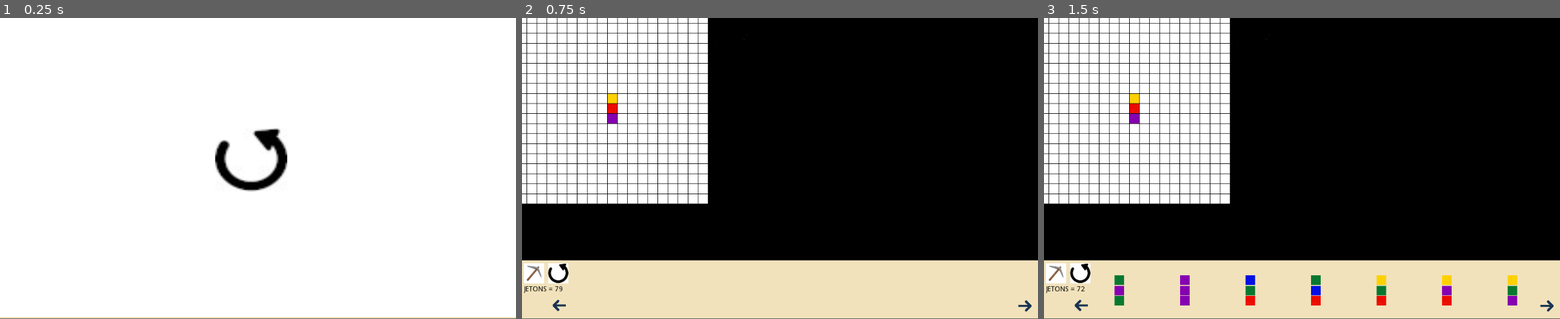
Above: before the commit, frames 1-3 (left to right).
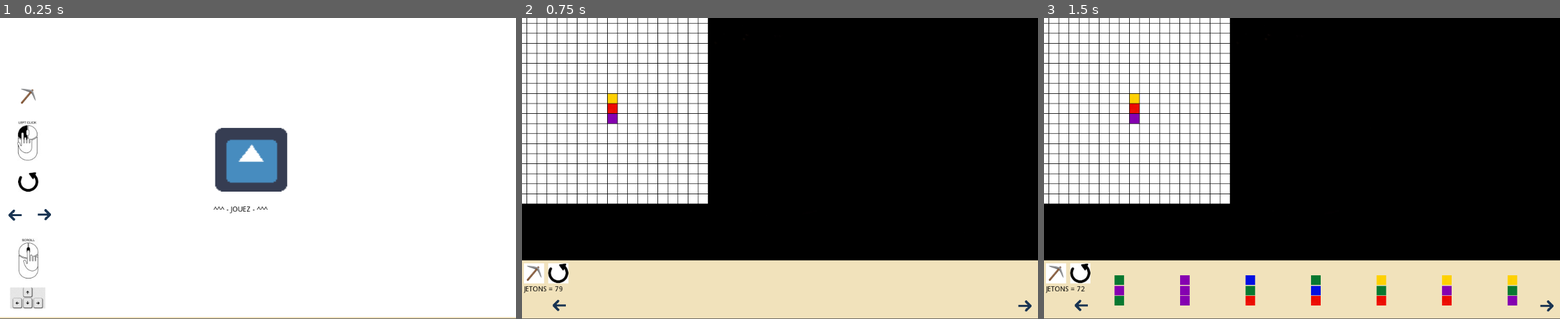
Above: after the commit, the same moments.

Repository: tartempion-sdr/chromino-V2
Game: Godot game, scene res://Node2D.tscn
Same seed, same stepped clock (60 frames per second), same inputs: the game is played once before the commit and once after it. The engine's default icon, where the game draws it, is replaced by a stand-in: a white triangle on a blue panel in a dark square.
Inputs (mouse positions are in pixels of both pictures, inside the frame that each line leads up to):
- Up to frame 1 (0.25 s): no input
- Up to frame 2 (0.75 s): click (774, 159) at 0.5 s
- Up to frame 3 (1.5 s): click "JETONS = 79" at 1.25 s

The runs differ from the first frame. In frame 1, 3.8% of the frame differs, in the area x 1-56%, y 23-97%; in frame 2, nothing differs; in frame 3, nothing differs.

Commit message:
icon acceuil icon  help

Diff:
--- a/acceuil.tscn
+++ b/acceuil.tscn
@@ -1,8 +1,16 @@
-[gd_scene load_steps=4 format=2]
+[gd_scene load_steps=12 format=2]
 
 [ext_resource path="res://acceuil.gd" type="Script" id=1]
 [ext_resource path="res://assets/colors/carre-blanc.png" type="Texture" id=2]
 [ext_resource path="res://assets/fleche_rotation.jpg" type="Texture" id=3]
+[ext_resource path="res://assets/pioche.png" type="Texture" id=4]
+[ext_resource path="res://assets/arrow-2.png" type="Texture" id=5]
+[ext_resource path="res://assets/arrow.png" type="Texture" id=6]
+[ext_resource path="res://assets/souris.jpg" type="Texture" id=7]
+[ext_resource path="res://assets/flecheclavier.jpg" type="Texture" id=8]
+[ext_resource path="res://assets/sourisgauche.jpg" type="Texture" id=9]
+[ext_resource path="res://icon.png" type="Texture" id=10]
+[ext_resource path="res://247071528-44df4f33-883e-4c1d-baac-06f87b0656f4.png" type="Texture" id=12]
 
 [node name="acceuil" type="TextureRect"]
 margin_right = 1026.0
@@ -15,15 +23,81 @@
 "_edit_use_anchors_": false
 }
 
-[node name="TextureButton" type="TextureButton" parent="."]
+[node name="jouez" type="TextureButton" parent="."]
 margin_left = 427.011
 margin_top = 219.061
 margin_right = 570.011
 margin_bottom = 346.061
 mouse_default_cursor_shape = 2
-texture_normal = ExtResource( 3 )
+texture_normal = ExtResource( 10 )
+texture_hover = ExtResource( 12 )
 expand = true
 __meta__ = {
 "_edit_use_anchors_": false
 }
-[connection signal="pressed" from="TextureButton" to="." method="_on_TextureButton_pressed"]
+
+[node name="RichTextLabel" type="RichTextLabel" parent="jouez"]
+margin_left = -3.06299
+margin_top = 155.811
+margin_right = 180.937
+margin_bottom = 195.811
+custom_colors/default_color = Color( 0, 0, 0, 1 )
+tab_size = 8
+text = "^^^ - JOUEZ - ^^^"
+
+[node name="pioche" type="TextureRect" parent="."]
+margin_left = 35.8148
+margin_top = 135.901
+margin_right = 75.8147
+margin_bottom = 175.901
+texture = ExtResource( 4 )
+expand = true
+
+[node name="flechegauche" type="TextureRect" parent="."]
+margin_left = 10.1144
+margin_top = 373.101
+margin_right = 50.1144
+margin_bottom = 413.101
+texture = ExtResource( 5 )
+
+[node name="flechedroite" type="TextureRect" parent="flechegauche"]
+anchor_right = 1.472
+anchor_bottom = 0.5
+margin_left = 57.9301
+margin_top = -0.932636
+margin_right = 39.0501
+margin_bottom = 19.0674
+texture = ExtResource( 6 )
+
+[node name="tournejeton" type="TextureRect" parent="."]
+margin_left = 35.5907
+margin_top = 307.403
+margin_right = 75.5907
+margin_bottom = 347.403
+texture = ExtResource( 3 )
+expand = true
+
+[node name="scroll" type="TextureRect" parent="."]
+margin_left = 27.9098
+margin_top = 430.116
+margin_right = 83.9098
+margin_bottom = 522.116
+texture = ExtResource( 7 )
+__meta__ = {
+"_edit_use_anchors_": false
+}
+
+[node name="clicgauche" type="TextureRect" parent="."]
+margin_left = 25.6616
+margin_top = 195.716
+margin_right = 83.6616
+margin_bottom = 285.716
+texture = ExtResource( 9 )
+
+[node name="flecheclavier" type="TextureRect" parent="."]
+margin_left = 20.2043
+margin_top = 536.537
+margin_right = 90.2043
+margin_bottom = 578.537
+texture = ExtResource( 8 )
+[connection signal="pressed" from="jouez" to="." method="_on_TextureButton_pressed"]
Binary file added: 247071528-44df4f33-883e-4c1d-baac-06f87b0656f4.png
Not shown, added: 247071528-44df4f33-883e-4c1d-baac-06f87b0656f4.png.import
Binary file added: assets/flecheclavier.jpg
Not shown, added: assets/flecheclavier.jpg.import
Binary file added: assets/souris.jpg
Not shown, added: assets/souris.jpg.import
Binary file added: assets/sourisgauche.jpg
Not shown, added: assets/sourisgauche.jpg.import
Binary file added: godot_103035.png
Not shown, added: godot_103035.png.import
